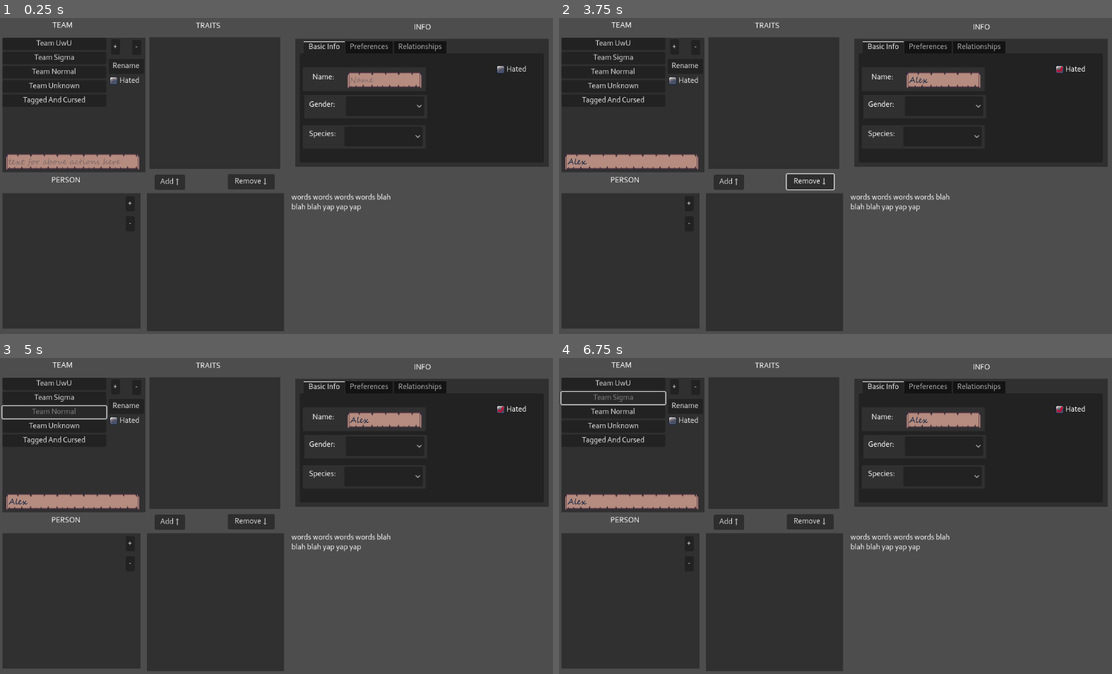
Above: before the commit, frames 1-4 (two rows, left to right).
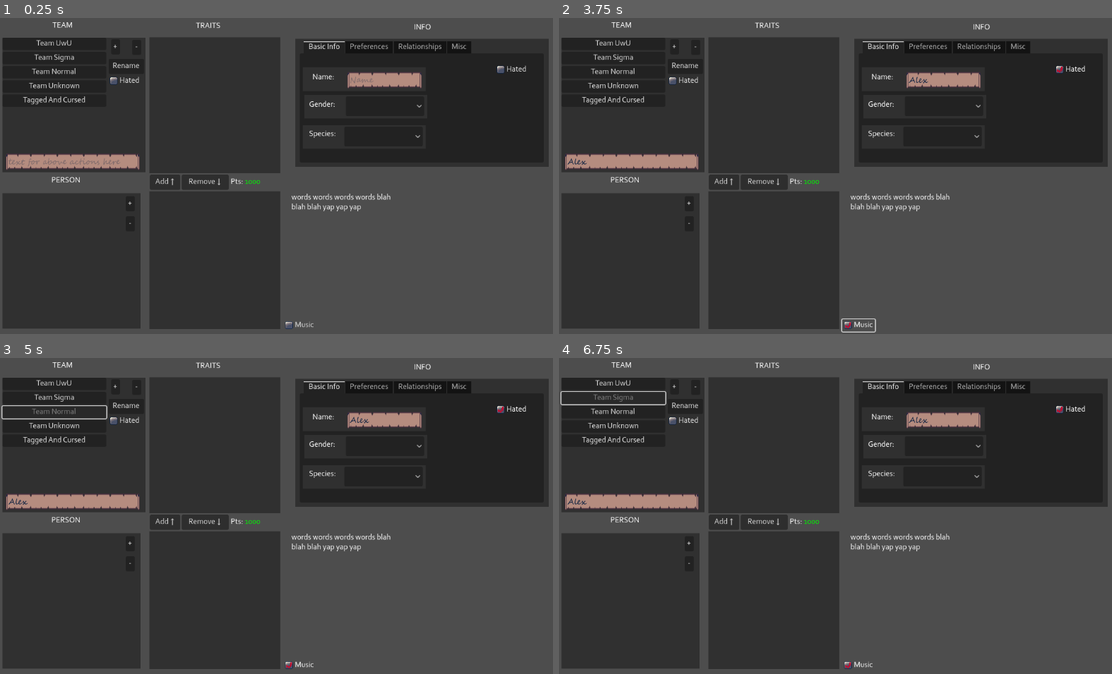
Above: after the commit, the same moments.

Repository: pivinx1/the-progressbar-games
Game: Godot game, scene res://main.tscn
Two runs of this game, one before a commit and one after it. Both use one fixed random seed, a clock stepped at 60 frames per second and the inputs below.
Inputs (mouse positions are in pixels of both pictures, inside the frame that each line leads up to):
- Up to frame 1 (0.25 s): no input
- Up to frame 2 (3.75 s): click (630, 163) at 0.52 s; type "Alex" at 0.6 s; click (946, 81) at 0.75 s; type "Alex" at 0.83 s; click "Hated" at 1.25 s; click "Add ↑" at 2 s; click "Remove ↓" at 2.75 s; click (857, 324) at 3.5 s, where only the run after the commit has a clickable "Music"
- Up to frame 3 (5 s): click "Team Normal" at 4.25 s
- Up to frame 4 (6.75 s): click "Team UwU" at 5 s; click "Team Normal" at 5.75 s; click "Team Sigma" at 6.5 s

The runs differ from the first frame. In frame 1, 2.0% of the frame differs, in the area x 26-86%, y 7-100%; in frame 2, 2.2%; in frame 3, 2.0%; in frame 4, 2.0%.

Commit message:
music and more bloat

Diff:
--- /dev/null
+++ b/audio.gd
@@ -0,0 +1,19 @@
+extends AudioStreamPlayer
+@export var tickbox: CheckBox
+# Called when the node enters the scene tree for the first time.
+func _ready():
+	pass # Replace with function body.
+
+
+# Called every frame. 'delta' is the elapsed time since the previous frame.
+func _process(delta):
+	pass
+
+
+func _on_music_pressed():
+	if tickbox.button_pressed:
+		if not self.playing:
+			self.playing = true
+		self.volume_db = -10
+	else:
+		self.volume_db = -80
--- a/main.tscn
+++ b/main.tscn
@@ -1,39 +1,20 @@
-[gd_scene load_steps=23 format=3 uid="uid://cxayalg56lxxq"]
-
+[gd_scene load_steps=17 format=3 uid="uid://cxayalg56lxxq"]
+
+[ext_resource type="Theme" uid="uid://b48hn2nvb4mhj" path="res://other/theme.tres" id="1_2u7vi"]
 [ext_resource type="Script" path="res://main.gd" id="1_5i5u5"]
-[ext_resource type="FontFile" uid="uid://dprdbhm75lgy1" path="res://fonts/CORBEL.TTF" id="1_018v7"]
-[ext_resource type="Texture2D" uid="uid://cnpefxdleaf4k" path="res://images/gui/checkbox_checked.png" id="1_107qy"]
-[ext_resource type="Texture2D" uid="uid://7jp26eob8sqq" path="res://images/gui/checkbox_unchecked.png" id="2_dbn2h"]
 [ext_resource type="Texture2D" uid="uid://31saiowboqgh" path="res://images/male.png" id="2_qeaqh"]
-[ext_resource type="Texture2D" uid="uid://dn8b1doe338tv" path="res://images/gui/checkbox_checked_disabled.png" id="2_uw8b1"]
-[ext_resource type="Texture2D" uid="uid://bau5u6lx3pou5" path="res://images/gui/checkbox_disabled.png" id="3_kf3or"]
 [ext_resource type="Texture2D" uid="uid://bqbfuromqryhh" path="res://images/female.png" id="3_yf4do"]
 [ext_resource type="Texture2D" uid="uid://b5w0bttkryivs" path="res://images/idk.png" id="4_mg07t"]
 [ext_resource type="Texture2D" uid="uid://c2gkvgoc4gp16" path="res://images/person.png" id="5_lwbbt"]
-[ext_resource type="FontFile" uid="uid://ih72uldnr01m" path="res://fonts/SEGOESC.TTF" id="5_y57iy"]
 [ext_resource type="Texture2D" uid="uid://bkjmqf5tm7bir" path="res://images/catperson.png" id="6_l56d8"]
-[ext_resource type="StyleBox" uid="uid://dqylt8mdfysdr" path="res://images/gui/scroll.tres" id="6_p0vi2"]
 [ext_resource type="Texture2D" uid="uid://dnnu82chyhdiy" path="res://images/furry.png" id="7_7fwap"]
 [ext_resource type="Texture2D" uid="uid://dgohcvosvnhwf" path="res://images/proto.png" id="8_mwu7c"]
 [ext_resource type="Texture2D" uid="uid://xmxpsjdtfclu" path="res://images/metro_fuck_yeah.png" id="9_d8h0m"]
 [ext_resource type="Texture2D" uid="uid://dgoc61l8cjudm" path="res://images/ew_aero.png" id="10_47ptm"]
 [ext_resource type="Texture2D" uid="uid://cti1n8v1jmei3" path="res://images/diamond_sword.png" id="11_44wdu"]
 [ext_resource type="Texture2D" uid="uid://ckhnaq3ycg7mx" path="res://images/gun.png" id="12_wce2d"]
-
-[sub_resource type="StyleBoxFlat" id="StyleBoxFlat_180d0"]
-bg_color = Color(0.187176, 0.187176, 0.187176, 1)
-
-[sub_resource type="Theme" id="Theme_0ncdl"]
-default_font = ExtResource("1_018v7")
-CheckBox/icons/checked = ExtResource("1_107qy")
-CheckBox/icons/checked_disabled = ExtResource("2_uw8b1")
-CheckBox/icons/unchecked = ExtResource("2_dbn2h")
-CheckBox/icons/unchecked_disabled = ExtResource("3_kf3or")
-LineEdit/colors/font_color = Color(0.0509804, 0.129412, 0.25098, 1)
-LineEdit/colors/font_placeholder_color = Color(0.0509804, 0.129412, 0.25098, 0.32549)
-LineEdit/fonts/font = ExtResource("5_y57iy")
-LineEdit/styles/normal = ExtResource("6_p0vi2")
-Panel/styles/panel = SubResource("StyleBoxFlat_180d0")
+[ext_resource type="AudioStream" uid="uid://blw56uifvi1w" path="res://music/clockwork.mp3" id="20_j7m7d"]
+[ext_resource type="Script" path="res://audio.gd" id="21_gfmm7"]
 
 [sub_resource type="GDScript" id="GDScript_4jmkf"]
 script/source = "extends OptionButton
@@ -56,7 +37,7 @@
 anchor_bottom = 1.0
 grow_horizontal = 2
 grow_vertical = 2
-theme = SubResource("Theme_0ncdl")
+theme = ExtResource("1_2u7vi")
 script = ExtResource("1_5i5u5")
 team_text_box = NodePath("Teams/Text")
 team_box = NodePath("Teams/VBoxContainer")
@@ -162,7 +143,7 @@
 offset_left = 305.0
 offset_top = 41.0
 offset_right = 572.0
-offset_bottom = -338.0
+offset_bottom = -329.0
 grow_vertical = 2
 
 [node name="VBoxContainer" type="VBoxContainer" parent="SelectedTraits"]
@@ -177,10 +158,10 @@
 layout_mode = 1
 anchors_preset = 9
 anchor_bottom = 1.0
-offset_left = 300.0
-offset_top = 360.0
-offset_right = 580.0
-offset_bottom = -17.0
+offset_left = 305.0
+offset_top = 356.0
+offset_right = 572.0
+offset_bottom = -21.0
 grow_vertical = 2
 scale = Vector2(1, 1.04046)
 
@@ -403,7 +384,41 @@
 visible = false
 layout_mode = 2
 
-[node name="TeamText" type="RichTextLabel" parent="."]
+[node name="Misc" type="Control" parent="InfoPanel/TabContainer"]
+visible = false
+layout_mode = 2
+
+[node name="AddTrait" type="Button" parent="."]
+layout_mode = 0
+offset_left = 306.0
+offset_top = 322.0
+offset_right = 368.0
+offset_bottom = 353.0
+text = "Add ↑"
+
+[node name="RemoveTrait" type="Button" parent="."]
+layout_mode = 0
+offset_left = 371.0
+offset_top = 322.0
+offset_right = 467.0
+offset_bottom = 353.0
+text = "Remove ↓"
+
+[node name="Description" type="Label" parent="."]
+layout_mode = 0
+offset_left = 595.0
+offset_top = 361.0
+offset_right = 829.0
+offset_bottom = 613.0
+text = "words words words words blah blah blah yap yap yap"
+autowrap_mode = 3
+
+[node name="Decorations" type="Control" parent="."]
+anchors_preset = 0
+offset_right = 40.0
+offset_bottom = 40.0
+
+[node name="TeamText" type="RichTextLabel" parent="Decorations"]
 layout_mode = 0
 offset_left = 47.0
 offset_top = 9.0
@@ -412,7 +427,7 @@
 bbcode_enabled = true
 text = "[center][b]TEAM[/b][/center]"
 
-[node name="TeamText2" type="RichTextLabel" parent="."]
+[node name="TraitsText" type="RichTextLabel" parent="Decorations"]
 layout_mode = 0
 offset_left = 345.0
 offset_top = 10.0
@@ -421,7 +436,7 @@
 bbcode_enabled = true
 text = "[center][b]TRAITS[/b][/center]"
 
-[node name="InfoText" type="RichTextLabel" parent="."]
+[node name="InfoText" type="RichTextLabel" parent="Decorations"]
 layout_mode = 0
 offset_left = 782.0
 offset_top = 13.0
@@ -430,7 +445,7 @@
 bbcode_enabled = true
 text = "[center][b]INFO[/b][/center]"
 
-[node name="PersonText" type="RichTextLabel" parent="."]
+[node name="PersonText" type="RichTextLabel" parent="Decorations"]
 layout_mode = 0
 offset_left = 54.0
 offset_top = 326.0
@@ -439,32 +454,30 @@
 bbcode_enabled = true
 text = "[center][b]PERSON[/b][/center]"
 
-[node name="AddTrait" type="Button" parent="."]
-layout_mode = 0
-offset_left = 316.0
-offset_top = 322.0
-offset_right = 378.0
-offset_bottom = 353.0
-text = "Add ↑"
-
-[node name="RemoveTrait" type="Button" parent="."]
-layout_mode = 0
-offset_left = 465.0
-offset_top = 321.0
-offset_right = 561.0
-offset_bottom = 352.0
-text = "Remove ↓"
-
-[node name="Label" type="Label" parent="."]
-layout_mode = 0
-offset_left = 595.0
-offset_top = 361.0
-offset_right = 829.0
-offset_bottom = 631.0
-text = "words words words words blah blah blah yap yap yap"
-autowrap_mode = 3
+[node name="RichTextLabel" type="RichTextLabel" parent="."]
+layout_mode = 0
+offset_left = 471.0
+offset_top = 329.0
+offset_right = 572.0
+offset_bottom = 348.0
+bbcode_enabled = true
+text = "Pts: [color=green]1000[/color]"
+
+[node name="AudioStreamPlayer" type="AudioStreamPlayer" parent="." node_paths=PackedStringArray("tickbox")]
+stream = ExtResource("20_j7m7d")
+script = ExtResource("21_gfmm7")
+tickbox = NodePath("../Music")
+
+[node name="Music" type="CheckBox" parent="."]
+layout_mode = 0
+offset_left = 578.0
+offset_top = 618.0
+offset_right = 645.0
+offset_bottom = 643.0
+text = "Music"
 
 [connection signal="pressed" from="Teams/Add" to="." method="_on_team_add_pressed"]
 [connection signal="pressed" from="Teams/Remove" to="." method="_on_team_remove_pressed"]
 [connection signal="pressed" from="Teams/Rename" to="." method="_on_team_rename_pressed"]
 [connection signal="pressed" from="Teams/Hated" to="." method="_on_team_hated_pressed"]
+[connection signal="pressed" from="Music" to="AudioStreamPlayer" method="_on_music_pressed"]
--- /dev/null
+++ b/other/theme.tres
@@ -0,0 +1,24 @@
+[gd_resource type="Theme" load_steps=9 format=3 uid="uid://b48hn2nvb4mhj"]
+
+[ext_resource type="Texture2D" uid="uid://cnpefxdleaf4k" path="res://images/gui/checkbox_checked.png" id="1_0ra8y"]
+[ext_resource type="Texture2D" uid="uid://dn8b1doe338tv" path="res://images/gui/checkbox_checked_disabled.png" id="2_yxiav"]
+[ext_resource type="Texture2D" uid="uid://7jp26eob8sqq" path="res://images/gui/checkbox_unchecked.png" id="3_5w7jv"]
+[ext_resource type="Texture2D" uid="uid://bau5u6lx3pou5" path="res://images/gui/checkbox_disabled.png" id="4_rom6p"]
+[ext_resource type="FontFile" uid="uid://ih72uldnr01m" path="res://fonts/SEGOESC.TTF" id="5_kx36w"]
+[ext_resource type="StyleBox" uid="uid://dqylt8mdfysdr" path="res://images/gui/scroll.tres" id="6_3ektk"]
+[ext_resource type="FontFile" uid="uid://dprdbhm75lgy1" path="res://fonts/CORBEL.TTF" id="7_ir70r"]
+
+[sub_resource type="StyleBoxFlat" id="StyleBoxFlat_180d0"]
+bg_color = Color(0.187176, 0.187176, 0.187176, 1)
+
+[resource]
+default_font = ExtResource("7_ir70r")
+CheckBox/icons/checked = ExtResource("1_0ra8y")
+CheckBox/icons/checked_disabled = ExtResource("2_yxiav")
+CheckBox/icons/unchecked = ExtResource("3_5w7jv")
+CheckBox/icons/unchecked_disabled = ExtResource("4_rom6p")
+LineEdit/colors/font_color = Color(0.0509804, 0.129412, 0.25098, 1)
+LineEdit/colors/font_placeholder_color = Color(0.0509804, 0.129412, 0.25098, 0.32549)
+LineEdit/fonts/font = ExtResource("5_kx36w")
+LineEdit/styles/normal = ExtResource("6_3ektk")
+Panel/styles/panel = SubResource("StyleBoxFlat_180d0")
Binary file added: fonts/Corbel Bold Italic.ttf
Not shown, added: fonts/Corbel Bold Italic.ttf.import
Binary file added: fonts/Corbel Bold.ttf
Not shown, added: fonts/Corbel Bold.ttf.import
Binary file added: fonts/Corbel Italic.ttf
Not shown, added: fonts/Corbel Italic.ttf.import
Not shown, added: fonts/unifont-15.1.05.otf.import
Not shown, added: music/clockwork.mp3.import
Not shown, added: fonts/unifont-15.1.05.otf
Not shown, added: music/clockwork.mp3
